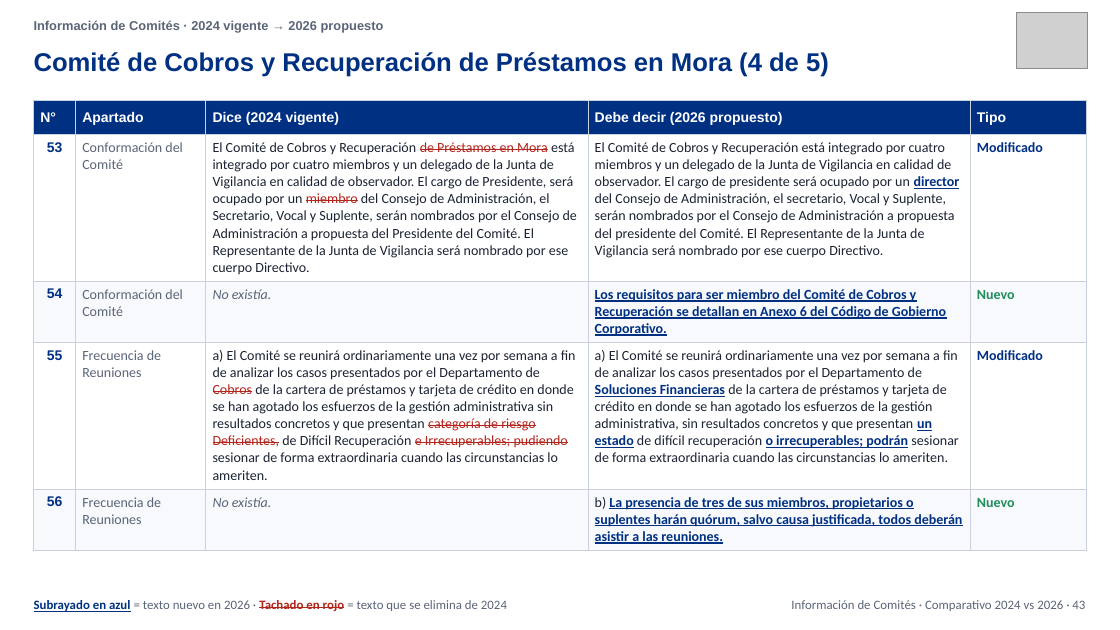
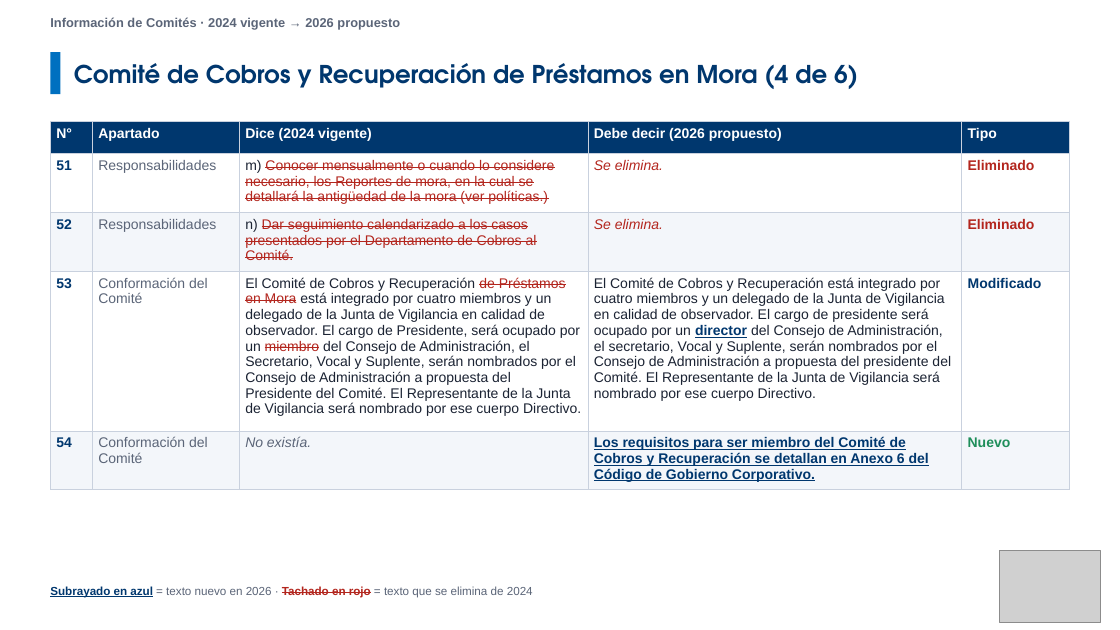
Before and after one commit to menjivar201280/riesgo, a slide deck: slide 47 of politicas/Comparativo_Comite_Riesgos_V03_vs_V04.pptx (slide 43 before the commit). Drawn at 1120x630 pixels with LibreOffice and Linux fonts; fonts in the diff are those of the drawing; grey boxes stand for pictures. Boxes give left, top, right and bottom in pixels: in the first picture for what was removed or moved away, otherwise in the second. Text is boxed around its words. In the diff, an @@ line names an element or a change of style, - is before the commit and + after.

```diff
--- a/politicas/Comparativo_Comite_Riesgos_V03_vs_V04.pptx
+++ b/politicas/Comparativo_Comite_Riesgos_V03_vs_V04.pptx
@@ text "Información de Comités · 2024 ..." moved from (x1=34, y1=20, x2=384, y2=33) to (x1=50, y1=17, x2=400, y2=30) @@
@@ text "Información de Comités · 2024 ..." at (x1=50, y1=17, x2=400, y2=30): vertical alignment middle to top @@
@@ picture removed at (x1=1017, y1=13, x2=1088, y2=68) @@
@@ rectangle added at (x1=50, y1=52, x2=60, y2=94), fill #0070C0 @@
@@ text at (x1=74, y1=63, x2=858, y2=89): text changed; size 22 to 21 pt; font Arial to TeX Gyre Adventor; text colour #003082 to #00376E @@
-Comité de Cobros y Recuperación de Préstamos en Mora (4 de 5)
+Comité de Cobros y Recuperación de Préstamos en Mora (4 de 6)
@@ table at (x1=50, y1=122, x2=1070, y2=486) @@
+row 2: 51 | Responsabilidades | m) Conocer mensualmente o cuando lo considere necesario, los Reportes de mora, en la cual se detallará la antigüedad de la mora (ver políticas.) | Se elimina. | Eliminado
+row 3: 52 | Responsabilidades | n) Dar seguimiento calendarizado a los casos presentados por el Departamento de Cobros al Comité. | Se elimina. | Eliminado
-row 4: 55 | Frecuencia de Reuniones | a) El Comité se reunirá ordinariamente una vez por semana a fin de analizar los casos presentados por el Departamento de Cobros de la cartera de préstamos y tarjeta de crédito en donde se han agotado los esfuerzos de la gestión administrativa sin resultados concretos y que presentan categoría de riesgo Deficientes, de Difícil Recuperación e Irrecuperables; pudiendo sesionar de forma extraordinaria cuando las circunstancias lo ameriten. | a) El Comité se reunirá ordinariamente una vez por semana a fin de analizar los casos presentados por el Departamento de Soluciones Financieras de la cartera de préstamos y tarjeta de crédito en donde se han agotado los esfuerzos de la gestión administrativa, sin resultados concretos y que presentan un estado de difícil recuperación o irrecuperables; podrán sesionar de forma extraordinaria cuando las circunstancias lo ameriten. | Modificado
-row 5: 56 | Frecuencia de Reuniones | No existía. | b) La presencia de tres de sus miembros, propietarios o suplentes harán quórum, salvo causa justificada, todos deberán asistir a las reuniones. | Nuevo
@@ fill #003082 to #00376E in row 1 @@
@@ fill #F7F9FC to #F3F6FA in 10 cells @@
@@ font Calibri to Arial in "Modificado", "No existía.", "Nuevo" @@
@@ text colour #003082 to #00376E in "Modificado" @@
@@ table resized from (x1=34, y1=101, x2=1086, y2=548) to (x1=50, y1=122, x2=1070, y2=486) @@
@@ picture added at (x1=1000, y1=550, x2=1101, y2=623) @@
@@ text "Subrayado en azul = texto ..." moved from (x1=34, y1=600, x2=507, y2=612) to (x1=50, y1=586, x2=533, y2=598) @@
@@ text "Subrayado en azul = texto ..." at (x1=50, y1=586, x2=533, y2=598): size 11 to 10 pt, font Calibri to Arial; text colour #003082 to #00376E in "Subrayado en azul"; vertical alignment middle to top @@
@@ text removed at (x1=791, y1=600, x2=1085, y2=611) @@
-Información de Comités · Comparativo 2024 vs 2026 · 43
```
Also in this commit, not shown: 68 other slides changed, 14 slides added, 2 slides removed.
